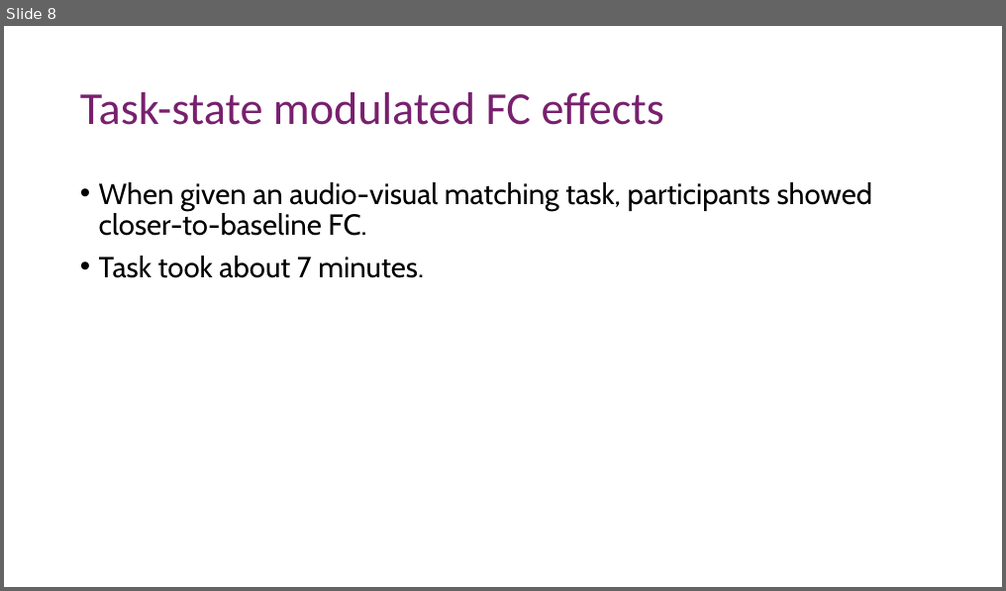
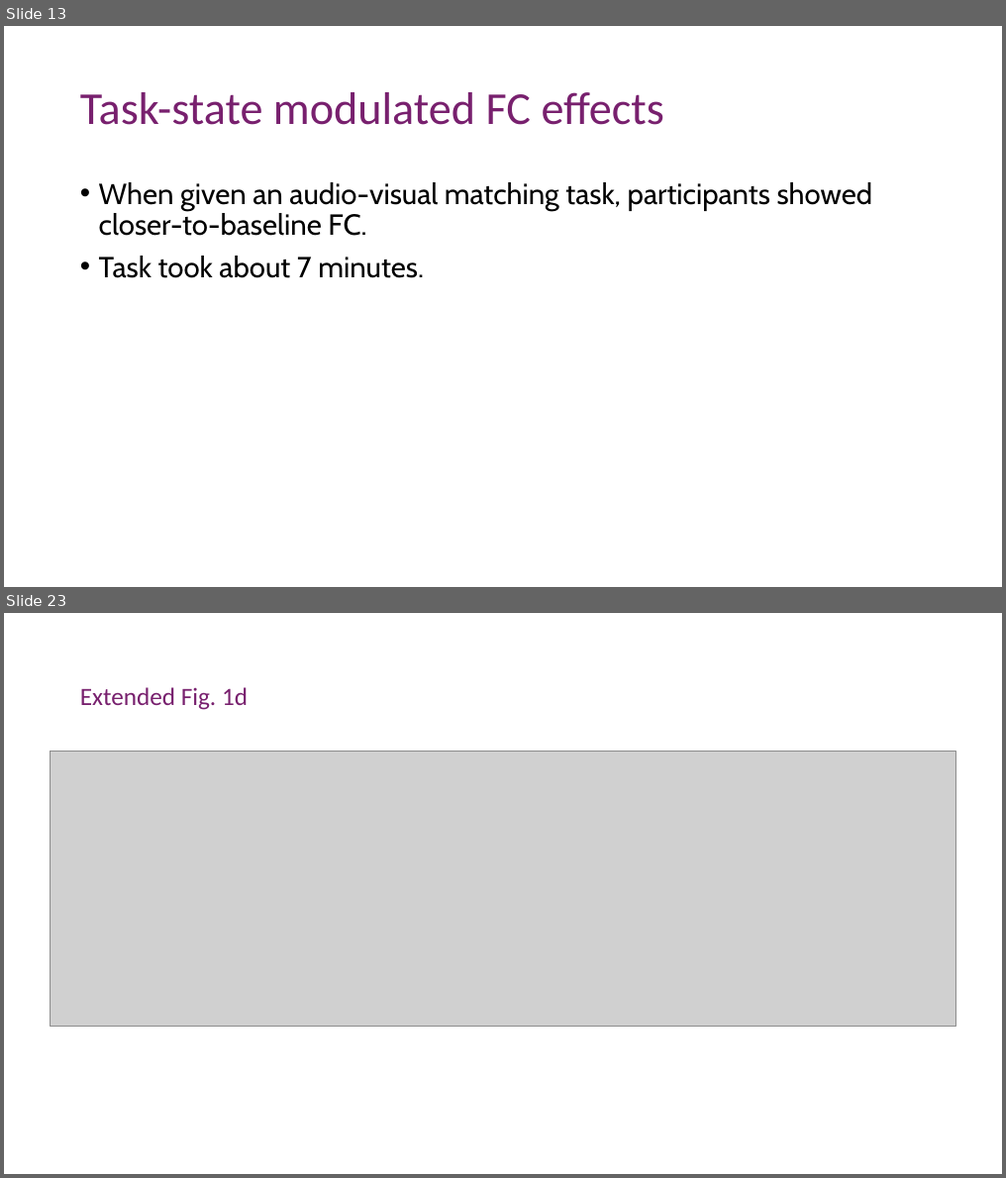
Before and after one commit to nghess/cnjc, a slide deck: psilocybin_fc/siegel_etal_2024.pptx. Shown one above the other, each under a label of ours: slide 8 before the commit, slides 13 and 23 after it; the slides between them are not shown. The pictures are 1006x591 and 1006x1178 pixels, drawn with LibreOffice and Linux fonts; fonts in the diff are those of the drawing; grey boxes stand for pictures. Boxes give left, top, right and bottom in pixels: in the first picture for what was removed or moved away, otherwise in the second. Text is boxed around its words. In the diff, an @@ line names an element or a change of style, - is before the commit and + after.

```diff
--- a/psilocybin_fc/siegel_etal_2024.pptx
+++ b/psilocybin_fc/siegel_etal_2024.pptx
@@ slide 23 added at [4, 613, 1002, 1174], background #FFFFFF @@
@@ title added at [80, 687, 248, 710], 24 pt, text #78206E @@
+Extended Fig. 1d
@@ picture added at [50, 752, 956, 1026] @@
@@ what was slide 8 is now slide 13 @@
```
Also in this commit, not shown: 6 slides changed, 11 other slides added, 1 slide removed, 9 other files.
